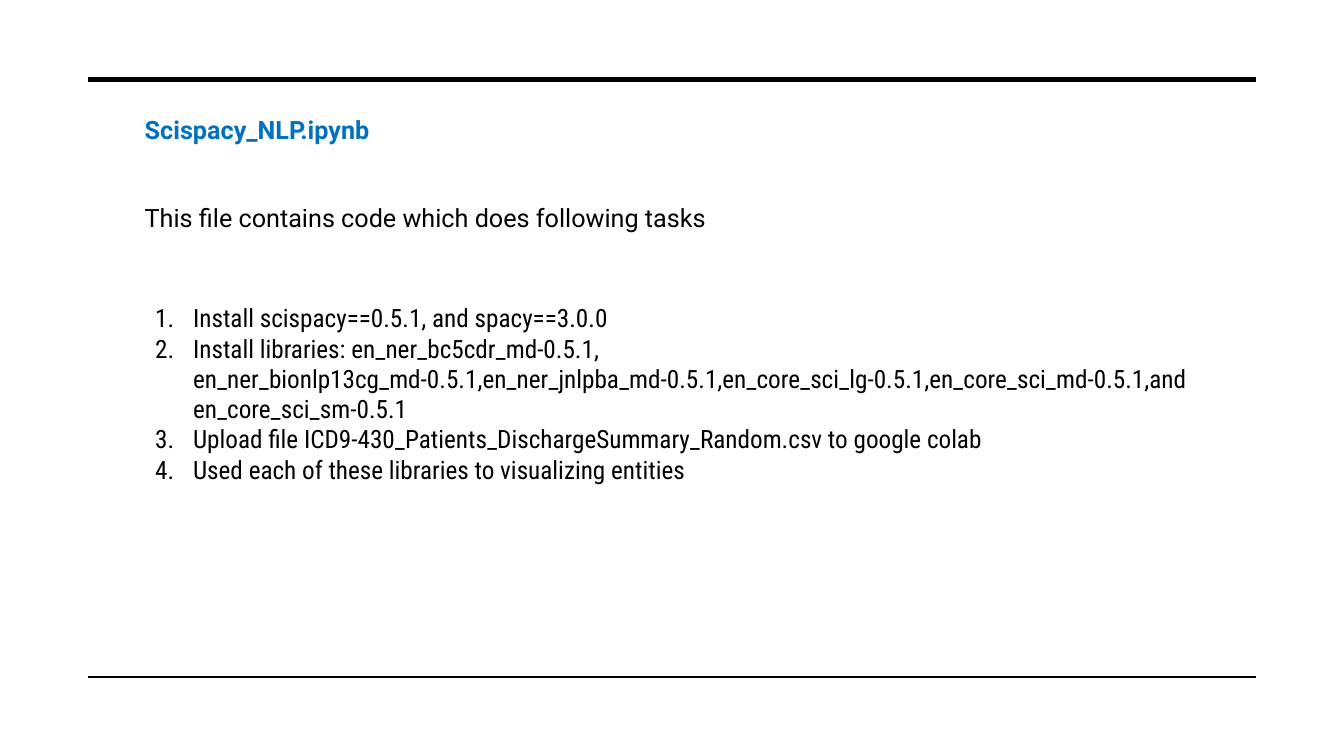
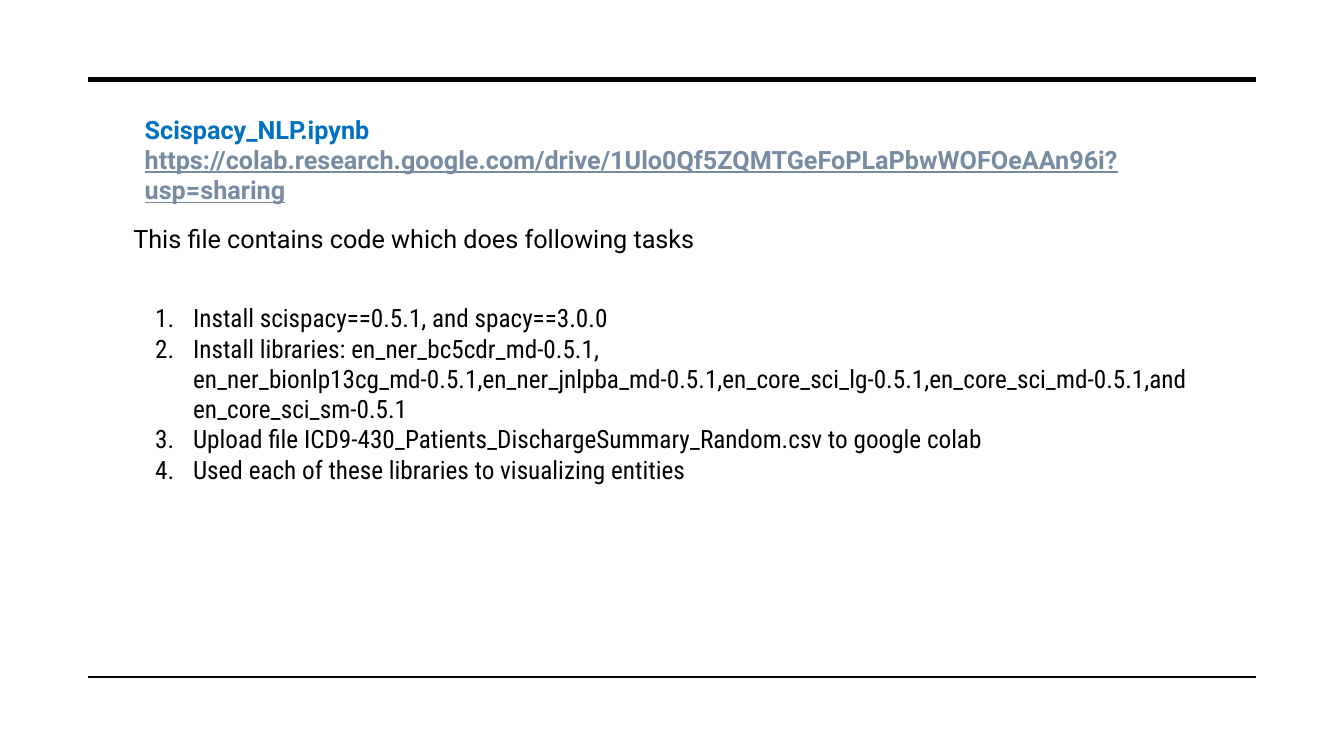
Before and after one commit to akshayuta/MIMIC_NLP, a slide deck: slide 5 of MIMIC_NLP_Assignemnt_ppt.pptx. Drawn at 1344x756 pixels with LibreOffice and Linux fonts; fonts in the diff are those of the drawing. Boxes give left, top, right and bottom in pixels: in the first picture for what was removed or moved away, otherwise in the second. Text is boxed around its words. In the diff, an @@ line names an element or a change of style, - is before the commit and + after.

```diff
--- a/MIMIC_NLP_Assignemnt_ppt.pptx
+++ b/MIMIC_NLP_Assignemnt_ppt.pptx
@@ text at bbox=[145, 150, 1118, 204]: paragraph added @@
+https://colab.research.google.com/drive/1Ulo0Qf5ZQMTGeFoPLaPbwWOFOeAAn96i?usp=sharing
@@ text "This file contains code which ...": place and size @@
-text "This file contains code which ..." at bbox=[145, 208, 706, 233]
+text "This file contains code which ..." at bbox=[133, 229, 695, 254]
```
Also in this commit, not shown: 4 other slides changed.
